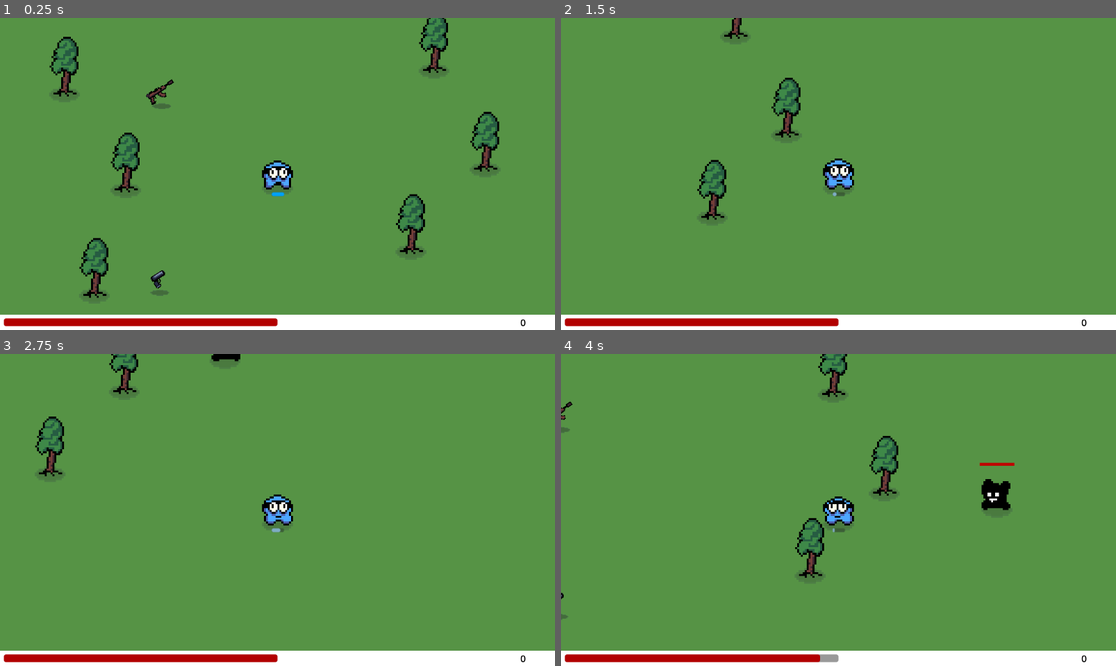
Above: before the commit, frames 1-4 (two rows, left to right).
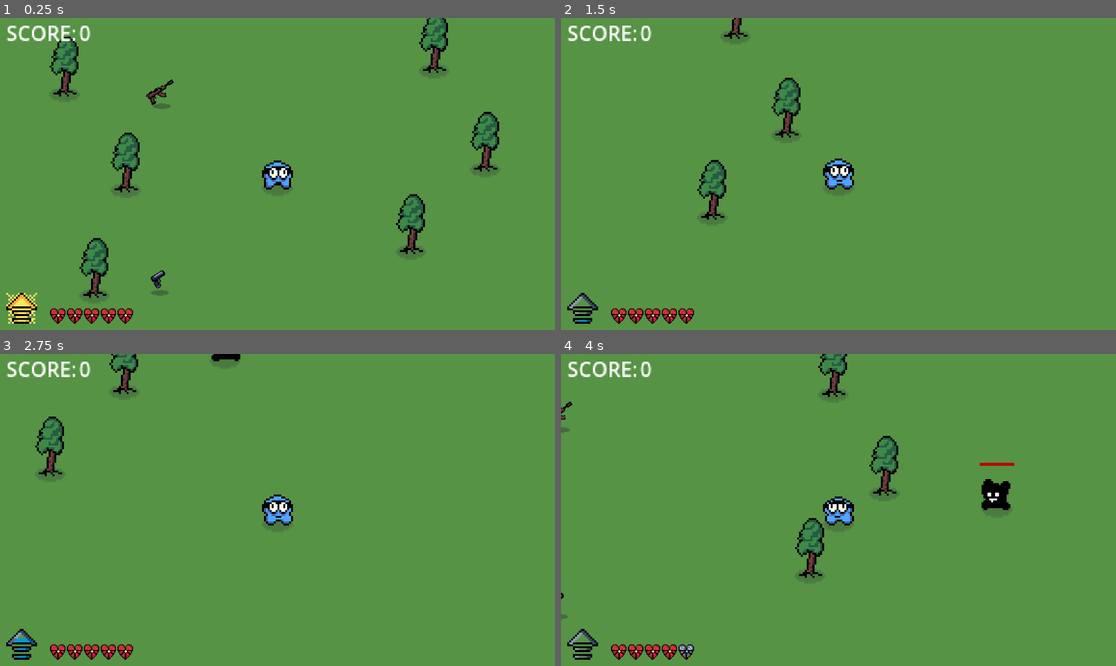
Above: after the commit, the same moments.

Repository: MicCode/zbra-survivors
Game: Godot game, scene res://game.tscn
The game is run twice, just before and just after one commit, with the same random seed, the same clock (stepped at 60 frames per second) and the same inputs.
Inputs (mouse positions are in pixels of both pictures, inside the frame that each line leads up to):
- Up to frame 1 (0.25 s): no input
- Up to frame 2 (1.5 s): move the mouse to (960, 158) at 0.52 s; hold D (move_right) 0.53-1.28 s; hold Space (dash) 0.53-1.28 s; move the mouse to (727, 189) at 1.27 s; hold S (move_down) from 1.28 s (still down); tap Space (dash) at 1.35 s
- Up to frame 3 (2.75 s): move the mouse to (333, 441) at 2.02 s; release S (move_down) at 2.03 s; press the mouse at (333, 441) at 2.03 s; hold D (move_right) from 2.03 s (still down); tap Space (dash) at 2.3 s
- Up to frame 4 (4 s): move the mouse to (810, 572) at 2.77 s; release D (move_right) at 2.78 s; release the mouse at (810, 572) at 2.78 s; hold W (move_up) 2.78-3.53 s; tap E (grab) at 2.85 s; tap Space (dash) at 3.05 s; move the mouse to (1005, 556) at 3.52 s; hold A (move_left) from 3.53 s (still down); hold Space (dash) from 3.53 s (still down)

The runs differ from the first frame. In frame 1, 5.9% of the frame differs, in the area x 0-100%, y 2-100%; in frame 2, 5.8%; in frame 3, 5.8%; in frame 4, 5.8%.

Commit message:
feat: game UI + game state

Diff:
--- a/entities/player/player.gd
+++ b/entities/player/player.gd
@@ -1,49 +1,36 @@
 extends CharacterBody2D
-signal health_changed
 signal health_depleted
-
-@export var max_health: float = 100.0
-@export var move_speed: float = 300.0
-@export var health: float = 100.0
-@export var dash_duration_s: float = 0.25
-@export var dash_cooldown_s: float = 3.0
-@export var dash_speed_multiplier: float = 5
 
 const DAMAGE_RATE = 50.0
 const PICKUP_COOLDOWN_S = 0.5
 
-var is_alive = true
 var is_pickup_blocked = false
-var is_dashing = false
-var can_dash = true
 var equiped_gun: Gun
-@onready var dash_progress_stylebox: StyleBoxFlat = %DashCooldownProgress.get_theme_stylebox("fill")
+var can_be_damaged = true
 
 func _ready():
-	health = max_health
 	init_health()
-	%DashCooldownProgress.max_value = dash_cooldown_s
 
 func _physics_process(delta):
-	if is_alive:
-		%DashCooldownProgress.value = dash_cooldown_s - %DashCooldownTimer.time_left
+	if GameState.player.is_alive:
 		move()
 		check_for_ennemies(delta)
 		check_for_collectibles()
+		update_dash_gauge()
 
 func move():
 	var direction = Input.get_vector("move_left", "move_right", "move_up", "move_down")
 	var h_direction = Input.get_axis("move_left", "move_right")
-	if can_dash && Input.is_action_pressed("dash"):
+	if GameState.player.can_dash && Input.is_action_pressed("dash"):
 		start_dashing()
 
 	if h_direction != 0:
 		%Sprite.flip_h = (h_direction != 1)
 
-	if !is_dashing:
-		velocity = direction * move_speed
+	if !GameState.player.is_dashing:
+		velocity = direction * GameState.player.move_speed
 	else:
-		velocity = direction * move_speed * dash_speed_multiplier
+		velocity = direction * GameState.player.move_speed * GameState.player.dash_speed_multiplier
 
 	move_and_slide()
 	if velocity.length() > 0:
@@ -53,22 +40,33 @@
 
 func start_dashing():
 	%DashSound.play()
-	%DashTimer.start(dash_duration_s)
-	%DashCooldownTimer.start(dash_cooldown_s)
-	is_dashing = true
-	can_dash = false
+	%DashTimer.start(GameState.player.dash_duration_s)
+	%DashCooldownTimer.start(GameState.player.dash_cooldown_s)
+	GameState.player.is_dashing = true
+	GameState.player.can_dash = false
 	set_invincible(true)
-	dash_progress_stylebox.bg_color = Color("90c1e9ca")
+	GameState.emit_player_change()
+
+func update_dash_gauge():
+	var gauge_value = floor((1 - (%DashCooldownTimer.time_left / GameState.player.dash_cooldown_s)) * 5)
+	if gauge_value != GameState.player.dash_gauge_value:
+		GameState.player.dash_gauge_value = gauge_value
+		GameState.emit_player_change()
 
 func check_for_ennemies(delta):
 	var overlapping_ennemies = %HurtBox.get_overlapping_bodies()
-	if overlapping_ennemies.size() > 0:
-		health -= DAMAGE_RATE * overlapping_ennemies.size() * delta
-		%Health.current_health = health
-		health_changed.emit(health)
+	if overlapping_ennemies.size() > 0 && can_be_damaged:
+		take_damage()
 
-		if health <= 0:
-			die()
+func take_damage():
+	GameState.player.health -= 1
+	%Health.current_health = GameState.player.health
+	GameState.emit_player_change()
+	can_be_damaged = false
+	%DamageTimer.start(GameState.player.damage_cooldown_s)
+
+	if GameState.player.health <= 0:
+		die()
 
 func check_for_collectibles():
 	var overlapping_collectibles = %CollectRadius.get_overlapping_bodies()
@@ -95,14 +93,14 @@
 
 
 func init_health():
-	%Health.max_health = max_health
-	%Health.current_health = health
-	health_changed.emit(health)
+	%Health.max_health = GameState.player.max_health
+	%Health.current_health = GameState.player.health
 
 
 func die():
 	health_depleted.emit()
-	is_alive = false
+	GameState.player.is_alive = false
+	GameState.emit_player_change()
 	%Sprite.queue_free()
 	if equiped_gun != null:
 		equiped_gun.queue_free()
@@ -117,16 +115,19 @@
 
 
 func _on_dash_cooldown_timer_timeout() -> void:
-	if !can_dash:
-		can_dash = true
+	if !GameState.player.can_dash:
+		GameState.player.can_dash = true
 		%DashReadySound.play()
-		dash_progress_stylebox.bg_color = Color("00A1F7FF")
+		GameState.emit_player_change()
 
 func _on_dash_timer_timeout() -> void:
-	if is_dashing:
-		is_dashing = false
+	if GameState.player.is_dashing:
+		GameState.player.is_dashing = false
 		set_invincible(false)
+		GameState.emit_player_change()
 
+func _on_damage_timer_timeout() -> void:
+	can_be_damaged = true
 
 func set_invincible(invincible: bool):
 	get_node("CollisionShape2D").disabled = invincible
--- a/entities/player/player.tscn
+++ b/entities/player/player.tscn
@@ -57,13 +57,6 @@
 
 [sub_resource type="CircleShape2D" id="CircleShape2D_4lpg2"]
 radius = 35.5035
-
-[sub_resource type="StyleBoxFlat" id="StyleBoxFlat_677nt"]
-bg_color = Color(0, 0.631373, 0.968627, 1)
-corner_radius_top_left = 20
-corner_radius_top_right = 20
-corner_radius_bottom_right = 20
-corner_radius_bottom_left = 20
 
 [node name="Player" type="CharacterBody2D"]
 scale = Vector2(2, 2)
@@ -124,15 +117,9 @@
 [node name="DashTimer" type="Timer" parent="."]
 unique_name_in_owner = true
 
-[node name="DashCooldownProgress" type="ProgressBar" parent="."]
+[node name="DamageTimer" type="Timer" parent="."]
 unique_name_in_owner = true
-offset_left = -6.5
-offset_top = 18.5
-offset_right = 6.5
-offset_bottom = 22.5
-theme_override_styles/fill = SubResource("StyleBoxFlat_677nt")
-value = 100.0
-show_percentage = false
+one_shot = true
 
 [node name="DashSound" type="AudioStreamPlayer" parent="."]
 unique_name_in_owner = true
@@ -149,3 +136,4 @@
 [connection signal="timeout" from="PickUpTimer" to="." method="_on_pick_up_timer_timeout"]
 [connection signal="timeout" from="DashCooldownTimer" to="." method="_on_dash_cooldown_timer_timeout"]
 [connection signal="timeout" from="DashTimer" to="." method="_on_dash_timer_timeout"]
+[connection signal="timeout" from="DamageTimer" to="." method="_on_damage_timer_timeout"]
--- a/game.gd
+++ b/game.gd
@@ -1,12 +1,7 @@
 extends Node2D
 
-var spawn_time_s = 3.0
-var score = 0
-var player_health = 100.0
-
 func _ready():
-	%MobSpawnTimer.wait_time = spawn_time_s
-	update_ui()
+	%MobSpawnTimer.wait_time = GameState.spawn_time_s
 
 func spawn_ennemy():
 	var new_ennemy = EnnemiesService.spawn()
@@ -16,20 +11,11 @@
 		new_ennemy.dead.connect(_on_ennemy_death)
 		add_child(new_ennemy)
 
-func update_ui():
-	%Score.text = str(score)
-	%PlayerHealth.value = player_health
-
 func _on_mob_spawn_timer_timeout():
 	spawn_ennemy()
 
 func _on_ennemy_death():
-	score += 1
-	update_ui()
-
-func _on_player_health_changed(new_health):
-	player_health = new_health
-	update_ui()
+	GameState.increment_score(1)
 
 func _on_player_health_depleted():
 	%GameOver.show()
--- a/game.tscn
+++ b/game.tscn
@@ -1,9 +1,10 @@
-[gd_scene load_steps=12 format=3 uid="uid://kmn6ndwu5otj"]
+[gd_scene load_steps=10 format=3 uid="uid://kmn6ndwu5otj"]
 
 [ext_resource type="Script" path="res://game.gd" id="1_nconj"]
 [ext_resource type="PackedScene" uid="uid://gdo7fmio88fn" path="res://entities/player/player.tscn" id="1_vgovh"]
 [ext_resource type="PackedScene" uid="uid://brp1lqe74y0on" path="res://entities/environment/tree.tscn" id="2_xc4fa"]
 [ext_resource type="PackedScene" uid="uid://b3rym5f07tq1c" path="res://ui/pause-menu.tscn" id="4_u3m6b"]
+[ext_resource type="PackedScene" uid="uid://cplrhnikvgwm3" path="res://ui/game_ui.tscn" id="4_yuug0"]
 [ext_resource type="PackedScene" uid="uid://deyu38p7ie4ql" path="res://ui/game-over.tscn" id="5_puroo"]
 [ext_resource type="PackedScene" uid="uid://bspw82fhsmgk3" path="res://entities/collectibles/guns/BasicGun/BasicGunCollectible.tscn" id="6_5n8pi"]
 [ext_resource type="PackedScene" uid="uid://n8mqdn0tb65" path="res://entities/collectibles/guns/Rifle/RifleGunCollectible.tscn" id="7_xct6d"]
@@ -13,24 +14,6 @@
 "points": PackedVector2Array(0, 0, 0, 0, -306, -185, 0, 0, 0, 0, 302.5, -190, 0, 0, 0, 0, 305, 178, 0, 0, 0, 0, -306, 180, 0, 0, 0, 0, -307.5, -183)
 }
 point_count = 5
-
-[sub_resource type="StyleBoxFlat" id="StyleBoxFlat_6hers"]
-corner_radius_top_left = 5
-corner_radius_top_right = 5
-corner_radius_bottom_right = 5
-corner_radius_bottom_left = 5
-
-[sub_resource type="StyleBoxFlat" id="StyleBoxFlat_6n5s5"]
-bg_color = Color(0.699195, 2.08165e-06, 6.73831e-07, 1)
-corner_radius_top_left = 5
-corner_radius_top_right = 5
-corner_radius_bottom_right = 5
-corner_radius_bottom_left = 5
-
-[sub_resource type="LabelSettings" id="LabelSettings_ovb57"]
-line_spacing = 0.0
-font_size = 20
-font_color = Color(0, 0, 0, 1)
 
 [node name="Game" type="Node2D"]
 y_sort_enabled = true
@@ -84,46 +67,7 @@
 unique_name_in_owner = true
 autostart = true
 
-[node name="GameUI" type="CanvasLayer" parent="."]
-
-[node name="ColorRect" type="ColorRect" parent="GameUI"]
-anchors_preset = 12
-anchor_top = 1.0
-anchor_right = 1.0
-anchor_bottom = 1.0
-offset_top = -32.0
-grow_horizontal = 2
-grow_vertical = 0
-
-[node name="PlayerHealth" type="ProgressBar" parent="GameUI"]
-unique_name_in_owner = true
-anchors_preset = 2
-anchor_top = 1.0
-anchor_bottom = 1.0
-offset_left = 8.0
-offset_top = -24.0
-offset_right = 576.0
-offset_bottom = -8.0
-grow_vertical = 0
-theme_override_styles/background = SubResource("StyleBoxFlat_6hers")
-theme_override_styles/fill = SubResource("StyleBoxFlat_6n5s5")
-value = 75.0
-show_percentage = false
-
-[node name="Score" type="Label" parent="GameUI"]
-unique_name_in_owner = true
-anchors_preset = 3
-anchor_left = 1.0
-anchor_top = 1.0
-anchor_right = 1.0
-anchor_bottom = 1.0
-offset_left = -72.0
-offset_top = -32.0
-grow_horizontal = 0
-grow_vertical = 0
-text = "12345"
-label_settings = SubResource("LabelSettings_ovb57")
-vertical_alignment = 1
+[node name="GameUI" parent="." instance=ExtResource("4_yuug0")]
 
 [node name="Pause-menu" parent="." instance=ExtResource("4_u3m6b")]
 visible = false
@@ -138,6 +82,5 @@
 [node name="RifleGunCollectible" parent="." instance=ExtResource("7_xct6d")]
 position = Vector2(337, 158)
 
-[connection signal="health_changed" from="Player" to="." method="_on_player_health_changed"]
 [connection signal="health_depleted" from="Player" to="." method="_on_player_health_depleted"]
 [connection signal="timeout" from="MobSpawnTimer" to="." method="_on_mob_spawn_timer_timeout"]
--- /dev/null
+++ b/globals/classes/player_state.gd
@@ -0,0 +1,21 @@
+extends Node
+class_name PlayerState
+
+# === HEALTH ===
+var is_alive = true
+var max_health: int = 5
+var health: int = 5
+
+# === MOVEMENTS ===
+var move_speed: float = 300.0
+
+# === DAMAGES ===
+var damage_cooldown_s: float = 1.0
+
+# === DASH ===
+var dash_duration_s: float = 0.25
+var dash_cooldown_s: float = 3.0
+var dash_speed_multiplier: float = 5
+var is_dashing = false
+var can_dash = true
+var dash_gauge_value: int = 5 # [0..5] where 0 = empty and 5 = full
--- /dev/null
+++ b/globals/game_state.gd
@@ -0,0 +1,21 @@
+extends Node
+signal player_state_changed
+signal score_changed
+
+
+var player: PlayerState
+var score: int = 0
+var spawn_time_s: float = 3.0
+
+func _init() -> void:
+    player = PlayerState.new()
+
+func increment_score(i: int):
+    score += i
+    emit_score_change()
+
+func emit_player_change():
+    player_state_changed.emit(player)
+
+func emit_score_change():
+    score_changed.emit(score)
--- a/project.godot
+++ b/project.godot
@@ -15,13 +15,14 @@
 run/main_scene="res://game.tscn"
 config/features=PackedStringArray("4.3", "Forward Plus")
 boot_splash/show_image=false
-config/icon="res://icon.svg"
+config/icon="res://sprites/player/player-idle.png"
 
 [autoload]
 
 EnnemiesService="*res://globals/ennemies_service.gd"
 LootService="*res://globals/loot_service.gd"
 EquipmentService="*res://globals/equipment_service.gd"
+GameState="*res://globals/game_state.gd"
 
 [input]
 
--- /dev/null
+++ b/ui/DashGauge.tscn
@@ -0,0 +1,100 @@
+[gd_scene load_steps=11 format=3 uid="uid://c7wx4swx7fty4"]
+
+[ext_resource type="Script" path="res://ui/dash_gauge.gd" id="1_mppy0"]
+[ext_resource type="Texture2D" uid="uid://b2s6kmwjhct7y" path="res://sprites/player/dash-gauge.png" id="2_8ntsr"]
+
+[sub_resource type="AtlasTexture" id="AtlasTexture_h55uc"]
+atlas = ExtResource("2_8ntsr")
+region = Rect2(0, 0, 16, 16)
+
+[sub_resource type="AtlasTexture" id="AtlasTexture_hyy8b"]
+atlas = ExtResource("2_8ntsr")
+region = Rect2(0, 32, 16, 16)
+
+[sub_resource type="AtlasTexture" id="AtlasTexture_i6qfg"]
+atlas = ExtResource("2_8ntsr")
+region = Rect2(16, 0, 16, 16)
+
+[sub_resource type="AtlasTexture" id="AtlasTexture_pwhia"]
+atlas = ExtResource("2_8ntsr")
+region = Rect2(32, 0, 16, 16)
+
+[sub_resource type="AtlasTexture" id="AtlasTexture_u2ttj"]
+atlas = ExtResource("2_8ntsr")
+region = Rect2(0, 16, 16, 16)
+
+[sub_resource type="AtlasTexture" id="AtlasTexture_elrvw"]
+atlas = ExtResource("2_8ntsr")
+region = Rect2(16, 16, 16, 16)
+
+[sub_resource type="AtlasTexture" id="AtlasTexture_xepru"]
+atlas = ExtResource("2_8ntsr")
+region = Rect2(32, 16, 16, 16)
+
+[sub_resource type="SpriteFrames" id="SpriteFrames_yp8q0"]
+animations = [{
+"frames": [{
+"duration": 1.0,
+"texture": SubResource("AtlasTexture_h55uc")
+}],
+"loop": false,
+"name": &"empty",
+"speed": 5.0
+}, {
+"frames": [{
+"duration": 1.0,
+"texture": SubResource("AtlasTexture_hyy8b")
+}],
+"loop": true,
+"name": &"full",
+"speed": 5.0
+}, {
+"frames": [{
+"duration": 1.0,
+"texture": SubResource("AtlasTexture_i6qfg")
+}],
+"loop": true,
+"name": &"loading_1",
+"speed": 5.0
+}, {
+"frames": [{
+"duration": 1.0,
+"texture": SubResource("AtlasTexture_pwhia")
+}],
+"loop": true,
+"name": &"loading_2",
+"speed": 5.0
+}, {
+"frames": [{
+"duration": 1.0,
+"texture": SubResource("AtlasTexture_u2ttj")
+}],
+"loop": true,
+"name": &"loading_3",
+"speed": 5.0
+}, {
+"frames": [{
+"duration": 1.0,
+"texture": SubResource("AtlasTexture_elrvw")
+}],
+"loop": true,
+"name": &"loading_4",
+"speed": 5.0
+}, {
+"frames": [{
+"duration": 1.0,
+"texture": SubResource("AtlasTexture_xepru")
+}],
+"loop": true,
+"name": &"using",
+"speed": 5.0
+}]
+
+[node name="DashGauge" type="Node2D"]
+script = ExtResource("1_mppy0")
+
+[node name="Sprite" type="AnimatedSprite2D" parent="."]
+unique_name_in_owner = true
+scale = Vector2(4, 4)
+sprite_frames = SubResource("SpriteFrames_yp8q0")
+animation = &"full"
--- /dev/null
+++ b/ui/Heart.tscn
@@ -0,0 +1,37 @@
+[gd_scene load_steps=6 format=3 uid="uid://bucnbe7ki6q3u"]
+
+[ext_resource type="Texture2D" uid="uid://cwid7q0qgx0pu" path="res://sprites/player/heart-16-hollow.png" id="1_5h0ir"]
+[ext_resource type="Texture2D" uid="uid://celhg4yv453kq" path="res://sprites/player/heart-16.png" id="2_2hfrj"]
+
+[sub_resource type="AtlasTexture" id="AtlasTexture_7vdrt"]
+atlas = ExtResource("1_5h0ir")
+region = Rect2(0, 0, 16, 16)
+
+[sub_resource type="AtlasTexture" id="AtlasTexture_nv7oh"]
+atlas = ExtResource("2_2hfrj")
+region = Rect2(0, 0, 16, 16)
+
+[sub_resource type="SpriteFrames" id="SpriteFrames_7rxk8"]
+animations = [{
+"frames": [{
+"duration": 1.0,
+"texture": SubResource("AtlasTexture_7vdrt")
+}],
+"loop": false,
+"name": &"off",
+"speed": 5.0
+}, {
+"frames": [{
+"duration": 1.0,
+"texture": SubResource("AtlasTexture_nv7oh")
+}],
+"loop": false,
+"name": &"on",
+"speed": 5.0
+}]
+
+[node name="Heart" type="AnimatedSprite2D"]
+scale = Vector2(2, 2)
+sprite_frames = SubResource("SpriteFrames_7rxk8")
+animation = &"on"
+autoplay = "on"
--- /dev/null
+++ b/ui/dash_gauge.gd
@@ -0,0 +1,45 @@
+extends Node2D
+class_name DashGauge
+
+enum DashGaugeStates {
+	EMPTY,
+	LOADING_1,
+	LOADING_2,
+	LOADING_3,
+	LOADING_4,
+	FULL,
+	USING
+}
+
+var state: DashGaugeStates = DashGaugeStates.FULL
+
+func _ready() -> void:
+	GameState.player_state_changed.connect(_update_gauge)
+
+func _update_gauge(new_player_state: PlayerState):
+	var new_state = get_new_gauge_state(new_player_state)
+	if new_state != state:
+		state = new_state
+		update_animation()
+
+func get_new_gauge_state(new_player_state: PlayerState) -> DashGaugeStates:
+	if new_player_state.is_dashing:
+		return DashGaugeStates.USING
+	else:
+		match new_player_state.dash_gauge_value:
+			1: return DashGaugeStates.LOADING_1
+			2: return DashGaugeStates.LOADING_2
+			3: return DashGaugeStates.LOADING_3
+			4: return DashGaugeStates.LOADING_4
+			5: return DashGaugeStates.FULL
+			_: return DashGaugeStates.EMPTY
+
+func update_animation():
+	match state:
+		DashGaugeStates.EMPTY: %Sprite.play("empty")
+		DashGaugeStates.LOADING_1: %Sprite.play("loading_1")
+		DashGaugeStates.LOADING_2: %Sprite.play("loading_2")
+		DashGaugeStates.LOADING_3: %Sprite.play("loading_3")
+		DashGaugeStates.LOADING_4: %Sprite.play("loading_4")
+		DashGaugeStates.FULL: %Sprite.play("full")
+		DashGaugeStates.USING: %Sprite.play("using")
--- /dev/null
+++ b/ui/game_ui.gd
@@ -0,0 +1,42 @@
+extends CanvasLayer
+
+var player_health: int = 0
+var player_max_health: int = 0
+
+const PIXELS_BETWEEN_HEARTS: int = 35
+const HEARTS_START_X: int = 120
+const HEARTS_START_Y: int = 619
+
+func _ready() -> void:
+	%Score.text = str(GameState.score)
+	GameState.score_changed.connect(_on_score_changed)
+	GameState.player_state_changed.connect(_on_player_state_changed)
+	_on_player_state_changed(GameState.player)
+
+func _on_score_changed(new_score: int):
+	%Score.text = str(new_score)
+
+func _on_player_state_changed(player_state: PlayerState):
+	var changed = false
+	if player_state.max_health != player_max_health:
+		player_max_health = player_state.max_health
+		changed = true
+
+	if player_state.health != player_health:
+		player_health = player_state.health
+		changed = true
+
+	if changed:
+		var hearts = %Hearts.get_children()
+		for heart in hearts:
+			heart.queue_free()
+
+		var offset = 0
+		for i in range(0, player_max_health, 1):
+			var new_heart = preload("res://ui/Heart.tscn").instantiate()
+			new_heart.position.x = HEARTS_START_X + offset
+			new_heart.position.y = HEARTS_START_Y
+			%Hearts.add_child(new_heart)
+			if i > player_health - 1:
+				new_heart.play("off")
+			offset += PIXELS_BETWEEN_HEARTS
--- /dev/null
+++ b/ui/game_ui.tscn
@@ -0,0 +1,46 @@
+[gd_scene load_steps=5 format=3 uid="uid://cplrhnikvgwm3"]
+
+[ext_resource type="Script" path="res://ui/game_ui.gd" id="1_70thh"]
+[ext_resource type="PackedScene" uid="uid://c7wx4swx7fty4" path="res://ui/DashGauge.tscn" id="2_3a147"]
+[ext_resource type="PackedScene" uid="uid://bucnbe7ki6q3u" path="res://ui/Heart.tscn" id="3_g3ovh"]
+
+[sub_resource type="LabelSettings" id="LabelSettings_ovb57"]
+line_spacing = 0.0
+
+[node name="GameUI" type="CanvasLayer"]
+script = ExtResource("1_70thh")
+
+[node name="HBoxContainer" type="HBoxContainer" parent="."]
+anchors_preset = 2
+anchor_top = 1.0
+anchor_bottom = 1.0
+offset_top = -74.0
+offset_right = 1063.0
+grow_vertical = 0
+
+[node name="DashGauge" parent="HBoxContainer" instance=ExtResource("2_3a147")]
+position = Vector2(45, 29)
+
+[node name="Hearts" type="CanvasGroup" parent="HBoxContainer"]
+unique_name_in_owner = true
+position = Vector2(0, -574)
+
+[node name="Heart" parent="HBoxContainer/Hearts" instance=ExtResource("3_g3ovh")]
+position = Vector2(120, 619)
+
+[node name="ScoreLabel" type="Label" parent="."]
+offset_left = 13.0
+offset_right = 64.0
+offset_bottom = 23.0
+scale = Vector2(2.65466, 2.65466)
+text = "SCORE:"
+label_settings = SubResource("LabelSettings_ovb57")
+
+[node name="Score" type="Label" parent="."]
+unique_name_in_owner = true
+offset_left = 164.0
+offset_right = 664.0
+offset_bottom = 23.0
+scale = Vector2(2.65466, 2.65466)
+text = "12345"
+label_settings = SubResource("LabelSettings_ovb57")
Not shown: 1 places in entities/player/player.tscn that only renumber resources
Binary file added: sprites/player/dash-gauge.png
Not shown, added: sprites/player/dash-gauge.png.import
Binary file added: sprites/player/heart-16-hollow.png
Not shown, added: sprites/player/heart-16-hollow.png.import
Binary file added: sprites/player/heart-16.png
Not shown, added: sprites/player/heart-16.png.import
Binary file added: sprites/player/heart-8.png
Not shown, added: sprites/player/heart-8.png.import
